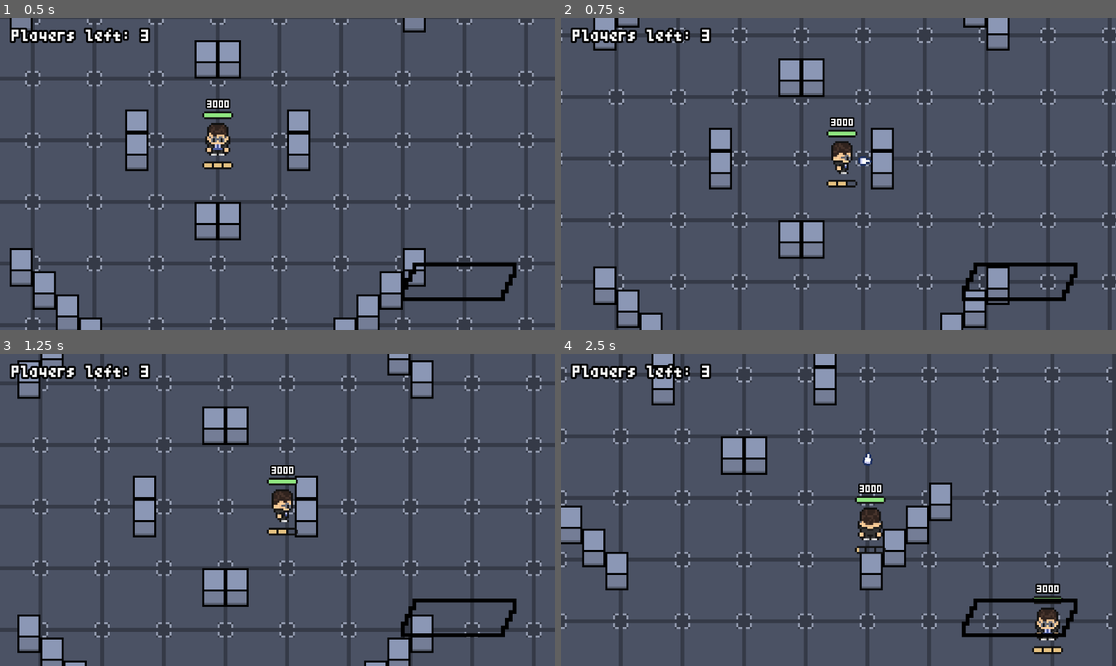
Above: before the commit, frames 1-4 (two rows, left to right).
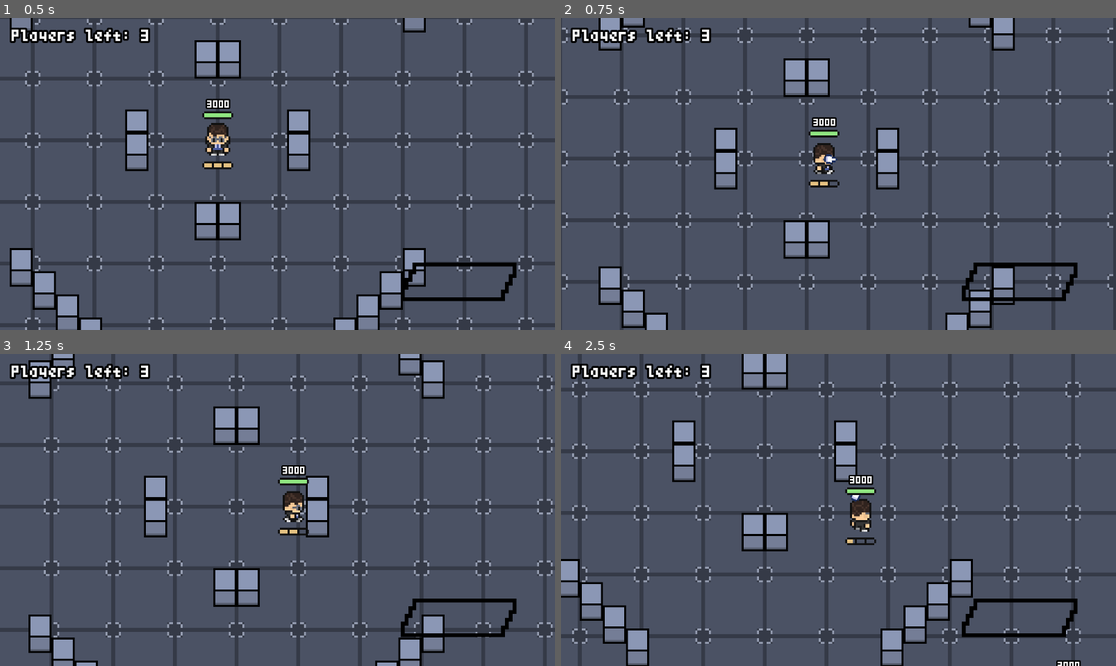
Above: after the commit, the same moments.

Repository: ppaluchowski64/SCI-Stars
Game: Godot game, scene res://scenes/battle.tscn
Same seed, same stepped clock (60 frames per second), same inputs: the game is played once before the commit and once after it.
Inputs (mouse positions are in pixels of both pictures, inside the frame that each line leads up to):
- Up to frame 1 (0.5 s): no input
- Up to frame 2 (0.75 s): move the mouse to (960, 158) at 0.52 s; hold D (right) from 0.53 s (still down); click (960, 158) at 0.6 s
- Up to frame 3 (1.25 s): keep holding D (right)
- Up to frame 4 (2.5 s): move the mouse to (727, 525) at 1.27 s; release D (right) at 1.28 s; hold S (down) 1.28-2.03 s; click (727, 525) at 1.35 s; move the mouse to (894, 441) at 2.02 s; hold D (right) from 2.03 s (still down); right-click (894, 441) at 2.1 s; click (894, 441) at 2.3 s

Frame 1 is identical in both runs. In frame 2, 17% of the frame differs, in the area x 0-100%, y 0-100%; in frame 3, 21%; in frame 4, 37%.

Commit message:
Fix delta time issues and smoothen some animations

Diff:
--- a/game/project.godot
+++ b/game/project.godot
@@ -15,6 +15,10 @@
 run/main_scene="res://scenes/battle.tscn"
 config/features=PackedStringArray("4.3", "GL Compatibility")
 config/icon="res://icon.svg"
+
+[autoload]
+
+Const="*res://scripts/consts.gd"
 
 [input]
 
--- a/game/scenes/player.tscn
+++ b/game/scenes/player.tscn
@@ -18,7 +18,6 @@
 collision_layer = 3
 collision_mask = 2
 script = ExtResource("1_270mw")
-id = null
 
 [node name="AnimatedSprite2D" type="AnimatedSprite2D" parent="."]
 scale = Vector2(4, 4)
--- a/game/scripts/battle_manager.gd
+++ b/game/scripts/battle_manager.gd
@@ -35,6 +35,7 @@
 	return next_free_player_id - 1
 
 func start_game() -> void:
+	#Engine.max_fps = 60
 	var main_player = spawn_player(0, 0)
 
 	spawn_player(630, 520)
--- /dev/null
+++ b/game/scripts/consts.gd
@@ -0,0 +1,3 @@
+extends Node
+
+const STATUS_BAR_SMOOTHNESS: float = 0.275
--- a/game/scripts/player.gd
+++ b/game/scripts/player.gd
@@ -23,7 +23,7 @@
 enum {RIGHT, LEFT, DOWN, UP}
 
 # Stats
-var speed: float = 25.0
+var speed: float = 180.0
 var max_health: float = 3000.0
 
 # Properties
@@ -33,7 +33,7 @@
 var animation: float
 var health: float = max_health
 var ammo: float = 3.0
-var reload_speed: float = 0.005
+var reload_speed: float = 0.75
 var super_charge: float = 0.0
 
 func rad_to_double_dir(angle: float) -> Array:
@@ -59,9 +59,9 @@
 	# down = 7
 	# right-down = 8
 
-func update_health() -> void:
-	healthbar_fill.size.x = health / max_health * 56
-	healthbar_label.text = str(health)
+func update_ui() -> void:
+	healthbar_fill.size.x = lerp(healthbar_fill.size.x, health / max_health * 56, Const.STATUS_BAR_SMOOTHNESS)
+	ammobar_fill.size.x = lerp(ammobar_fill.size.x, ammo / 3 * 56, Const.STATUS_BAR_SMOOTHNESS)
 
 func take_damage(damage: int) -> void:
 	health -= damage
@@ -70,7 +70,7 @@
 		emit_signal("update_player_count")
 		queue_free()
 
-	update_health()
+	healthbar_label.text = str(health)
 
 	regen_cooldown.start(3)
 
@@ -84,9 +84,9 @@
 
 	get_tree().get_root().call_deferred("add_child", projectile)
 
-func move(delta: float) -> void:
+func move() -> void:
 	dir_vec = Input.get_vector("left", "right", "up", "down")
-	velocity = dir_vec * speed * delta * 1000
+	velocity = dir_vec * speed
 
 	if shoot_animation.time_left == 0:
 		dir_x = sign(dir_vec.x)
@@ -95,7 +95,7 @@
 	move_and_slide()
 
 # This has to use delta FIX IT
-func shoot() -> void:
+func shoot(delta: float) -> void:
 	if shoot_cooldown.time_left == 0:
 		if Input.is_action_just_pressed("attack") and ammo >= 1:
 			shoot_cooldown.start()
@@ -108,7 +108,6 @@
 			spawn_projectile()
 
 			ammo -= 1
-			ammobar_fill.size.x = ammo / 3 * 56
 
 			if health < max_health:
 				regen_cooldown.start(3)
@@ -128,15 +127,14 @@
 			super_charge = 0
 
 		elif ammo < 3:
-			ammo += reload_speed
+			ammo += reload_speed * delta
 			ammo = min(ammo, 3)
-			ammobar_fill.size.x = ammo / 3 * 56
 
 func animate(delta: float) -> void:
 	if dir_x or dir_y:
 		sprite.play(str(double_to_single_dir(dir_x, dir_y)))
 
-		animation += delta * speed * 0.2
+		animation += delta * speed * 0.02
 
 		if animation > 4:
 			animation = fmod(animation, 4)
@@ -148,16 +146,17 @@
 
 func _process(delta: float) -> void:
 	if id == 0:
-		move(delta)
-		shoot()
+		move()
+		shoot(delta)
 
 	animate(delta)
+	update_ui()
 
 func _on_regen_cooldown_timeout() -> void:
 	health += max_health * 15 / 100
 	health = min(health, max_health)
 
-	update_health()
+	healthbar_label.text = str(health)
 
 	if health < max_health:
 		regen_cooldown.start(1)
--- a/game/scripts/projectile.gd
+++ b/game/scripts/projectile.gd
@@ -3,8 +3,8 @@
 var Explosion = preload("res://scenes/explosion_fx.tscn")
 
 # Stats
-var speed: float = 50.0
-var distance: float = 7000.0
+var speed: float = 300.0
+var distance: float = 300.0
 var damage: float = 750.0
 var on_death: Callable
 
@@ -26,12 +26,12 @@
 	queue_free()
 
 func _process(delta: float) -> void:
-	velocity = Vector2(1, 0).rotated(rotation) * speed * delta * 1000
+	velocity = Vector2(1, 0).rotated(rotation) * speed
 
 	if travelled >= distance:
 		destroy()
 
-	travelled += speed
+	travelled += speed * delta
 
 	move_and_slide()
 
--- a/game/scripts/user_interface.gd
+++ b/game/scripts/user_interface.gd
@@ -13,4 +13,4 @@
 func _process(_delta: float) -> void:
 	if main_player:
 		var size = clamp(main_player.super_charge * 224.0, 0.0, 224.0)
-		superbar_fill.size.x = lerp(superbar_fill.size.x, size, 0.2)
+		superbar_fill.size.x = lerp(superbar_fill.size.x, size, Const.STATUS_BAR_SMOOTHNESS)
